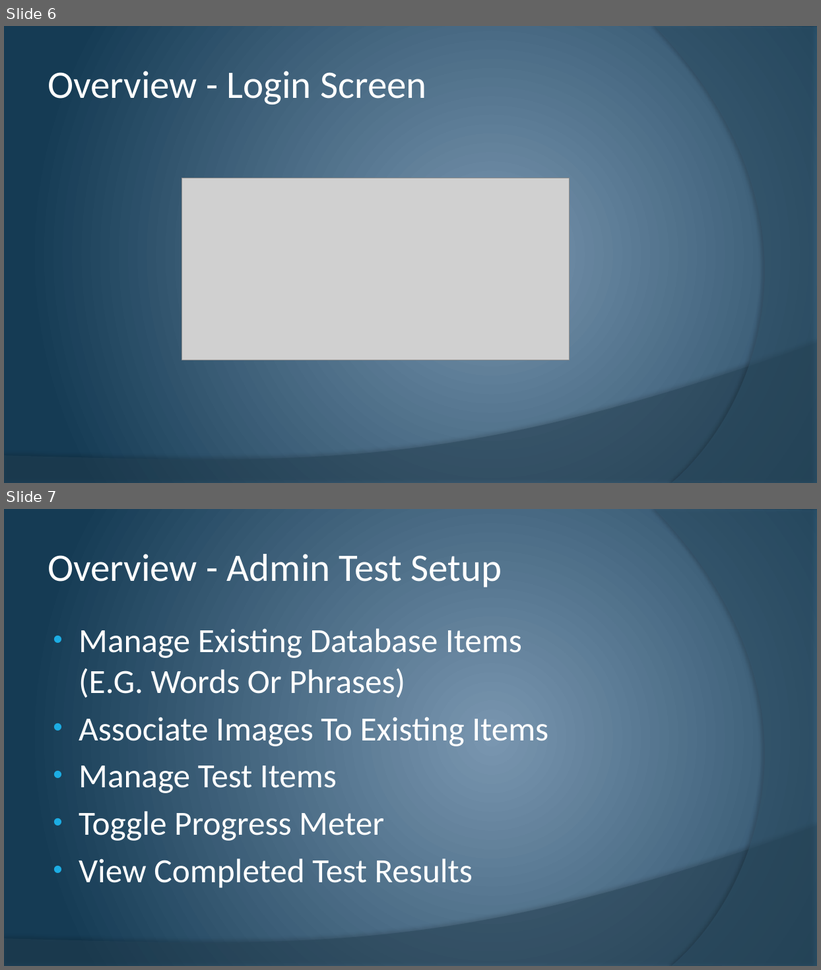
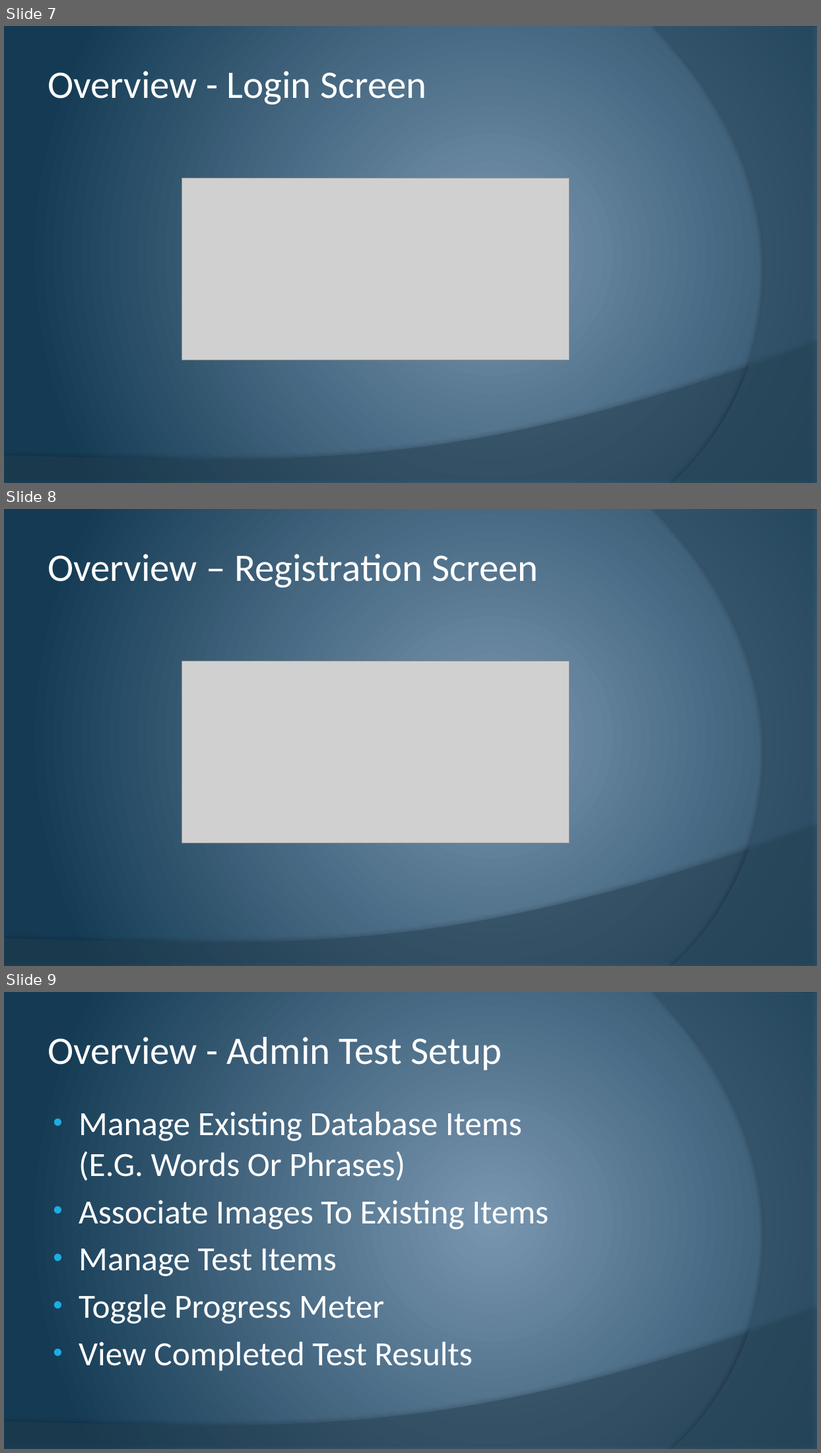
Before and after one commit to cstultz/cis234, a slide deck: assigns/assign10/t1-a10.pptx. Shown one above the other, each under a label of ours: slides 6 and 7 before the commit, slides 7, 8 and 9 after it. The pictures are 821x970 and 821x1453 pixels, drawn with LibreOffice and Linux fonts; fonts in the diff are those of the drawing; grey boxes stand for pictures. Boxes give left, top, right and bottom in pixels: in the first picture for what was removed or moved away, otherwise in the second. Text is boxed around its words. In the diff, an @@ line names an element or a change of style, - is before the commit and + after.

```diff
--- a/assigns/assign10/t1-a10.pptx
+++ b/assigns/assign10/t1-a10.pptx
@@ slide 8 added at [4,509,817,966], background gradient #7A96B0 to #153C55; not listed: 2 template elements that a slide beside it also shows @@
@@ title added at [48,554,538,588], 46 pt, text #FFFFFF @@
+Overview – Registration Screen
@@ picture added at [182,661,570,843] @@
@@ what was slide 6 is now slide 7 @@
@@ what was slide 7 is now slide 9 @@
```
Also in this commit, not shown: 4 slides changed, 2 other slides added.
